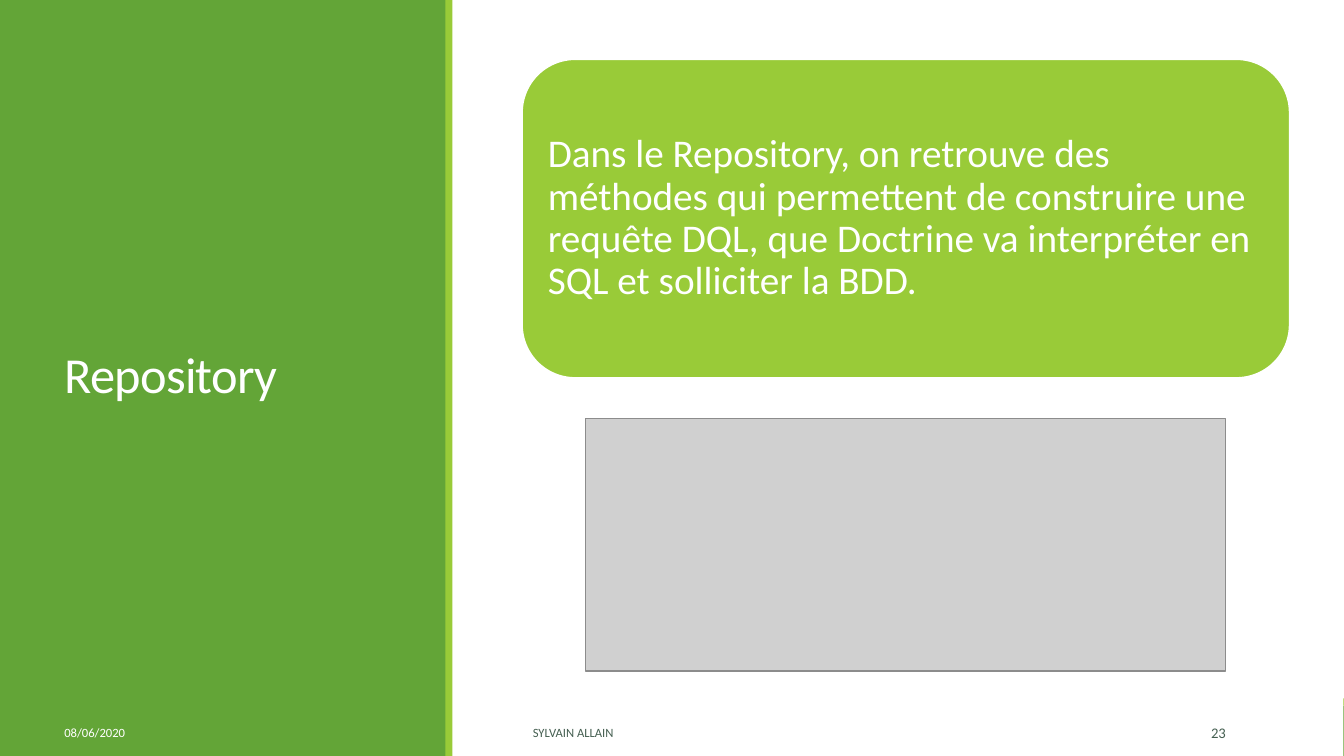
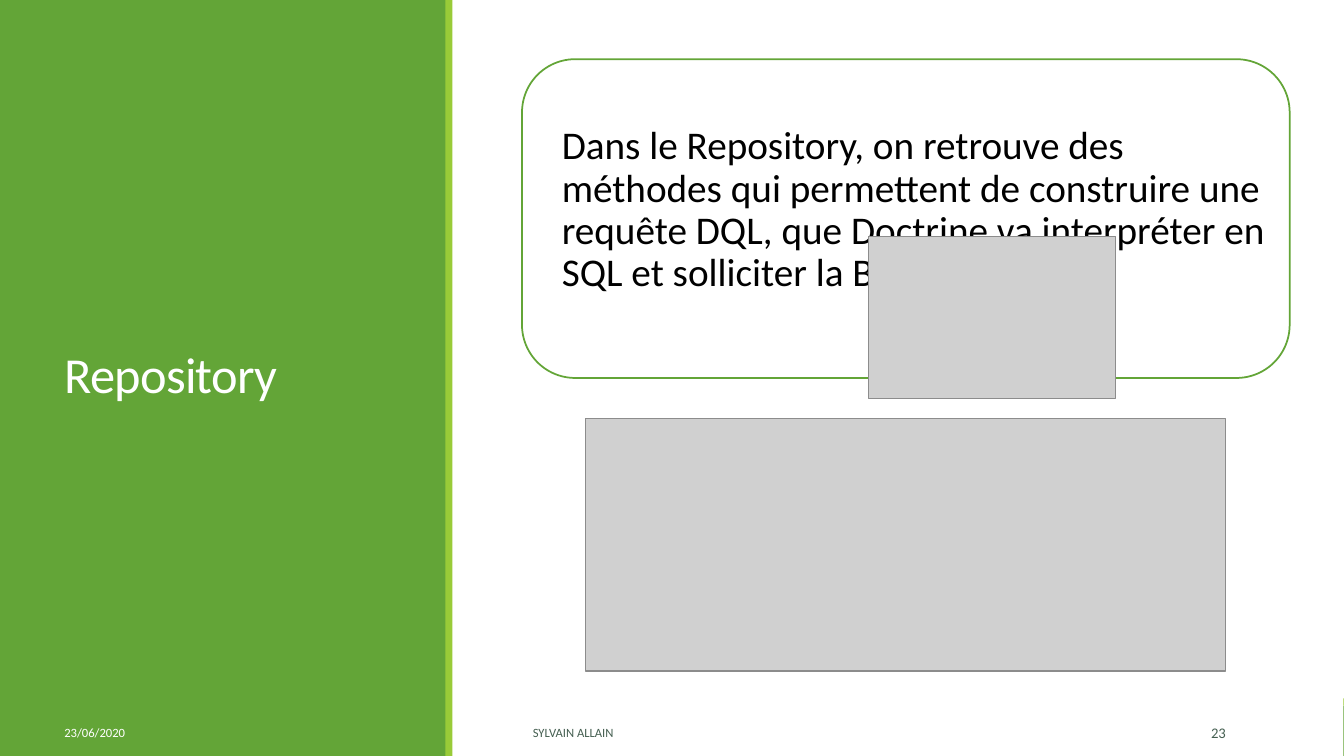
Before and after one commit to S2LF/ProjetPro, a slide deck: slide 23 of ProjetTof’Box.pptx. Drawn at 1344x756 pixels with LibreOffice and Linux fonts; fonts in the diff are those of the drawing; grey boxes stand for pictures. Boxes give left, top, right and bottom in pixels: in the first picture for what was removed or moved away, otherwise in the second. Text is boxed around its words. In the diff, an @@ line names an element or a change of style, - is before the commit and + after.

```diff
--- a/ProjetTof’Box.pptx
+++ b/ProjetTof’Box.pptx
@@ rounded rectangle at box(522, 59, 1291, 378): fill #99CB38 to #FFFFFF; outline #FFFFFF 1.25 pt to #63A537 1.25 pt @@
@@ text "Dans le Repository, on retrouve ...": place and size @@
-text "Dans le Repository, on retrouve ..." at box(548, 139, 1250, 299)
+text "Dans le Repository, on retrouve ..." at box(562, 131, 1264, 296)
@@ text "Dans le Repository, on retrouve ..." at box(562, 131, 1264, 296): text colour #FFFFFF to #000000 @@
@@ picture added at box(869, 236, 1116, 398) @@
@@ text at box(64, 728, 125, 738): text changed @@
-08/06/2020
+23/06/2020
```
Also in this commit, not shown: 28 other slides changed, 1 slide added, 14 other files.
